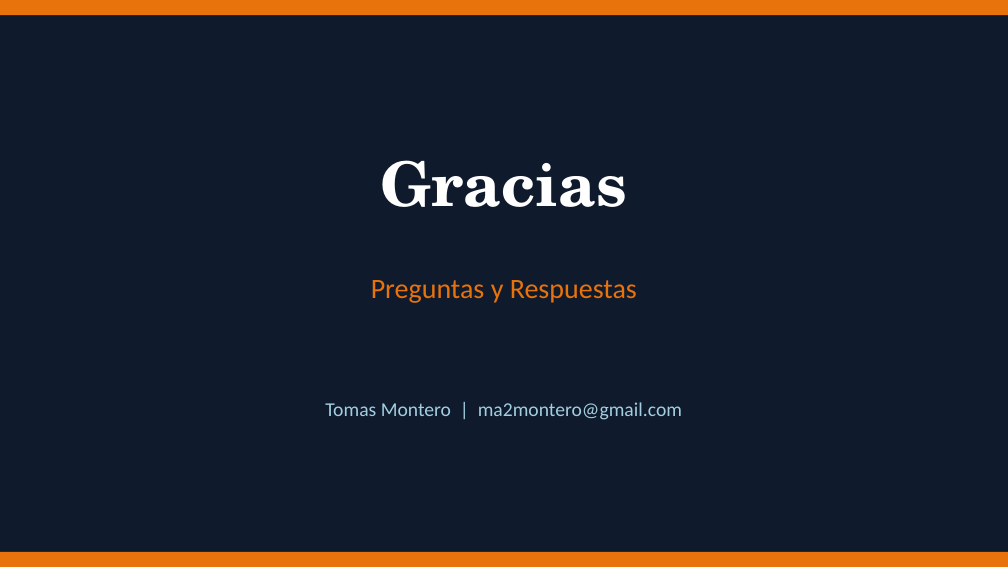
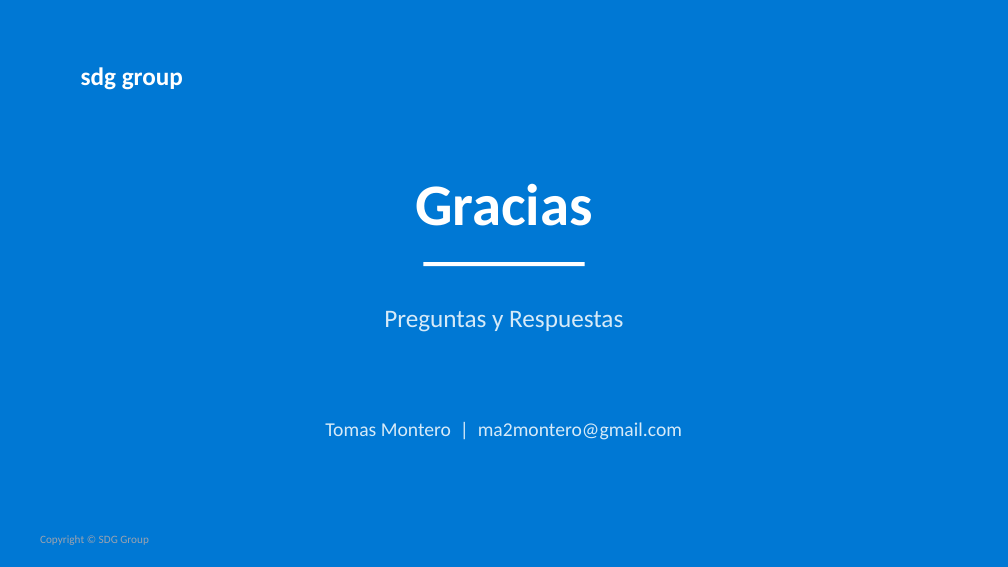
Before and after one commit to TomasUrban0/AI_Test_SDG, a slide deck: slide 25 of Presentacion_Churn_SDG.pptx. Drawn at 1008x567 pixels with LibreOffice and Linux fonts; fonts in the diff are those of the drawing. Boxes give left, top, right and bottom in pixels: in the first picture for what was removed or moved away, otherwise in the second. Text is boxed around its words. In the diff, an @@ line names an element or a change of style, - is before the commit and + after.

```diff
--- a/Presentacion_Churn_SDG.pptx
+++ b/Presentacion_Churn_SDG.pptx
@@ background #0F1B2D to #0078D4 @@
@@ rectangle removed at [0,0,1008,15] @@
@@ text added at [81,67,183,90], 18 pt, text #FFFFFF, bold @@
+sdg group
@@ text "Gracias": place and size @@
-text "Gracias" at [381,160,627,207]
+text "Gracias" at [415,183,592,226]
@@ text "Gracias" at [415,183,592,226]: size 44 to 42 pt, font TeX Gyre Schola to Calibri @@
@@ rectangle added at [423,262,585,266], fill #FFFFFF @@
@@ text "Preguntas y Respuestas": place and size @@
-text "Preguntas y Respuestas" at [371,280,637,303]
+text "Preguntas y Respuestas" at [384,311,623,332]
@@ text "Preguntas y Respuestas" at [384,311,623,332]: size 20 to 18 pt, text colour #E8720C to #D6EAF8 @@
@@ text "Tomas Montero | ma2montero@gmail.com": place and size @@
-text "Tomas Montero | ma2montero@gmail.com" at [325,402,682,420]
+text "Tomas Montero | ma2montero@gmail.com" at [325,422,682,440]
@@ text "Tomas Montero | ma2montero@gmail.com" at [325,422,682,440]: text colour #A3CEE0 to #D6EAF8 @@
@@ text added at [40,535,149,545], 8 pt, text #9CA3AF @@
+Copyright © SDG Group
@@ rectangle removed at [0,551,1008,566] @@
```
Also in this commit, not shown: 23 other slides changed, 1 slide added, 1 slide removed, 19 other files.
